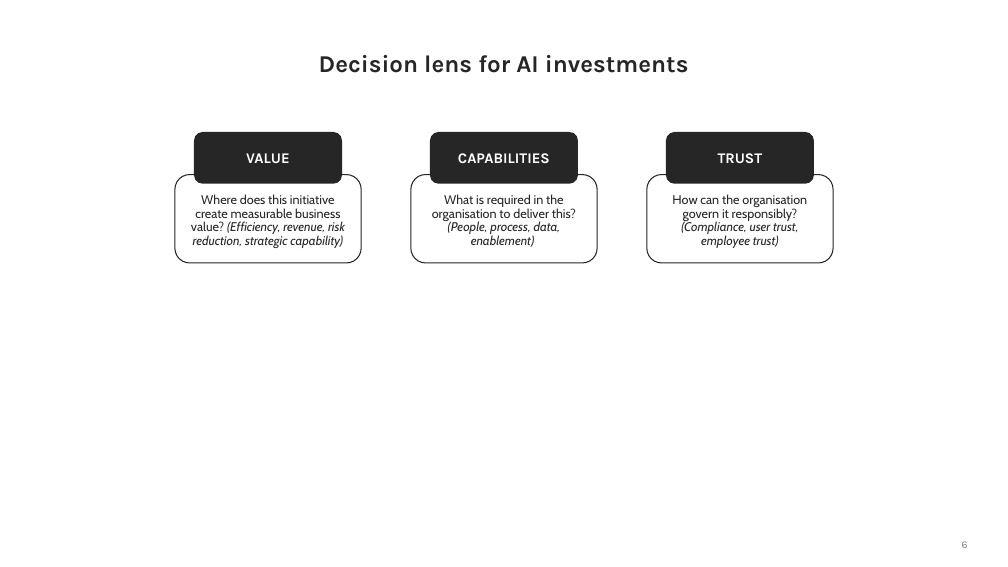
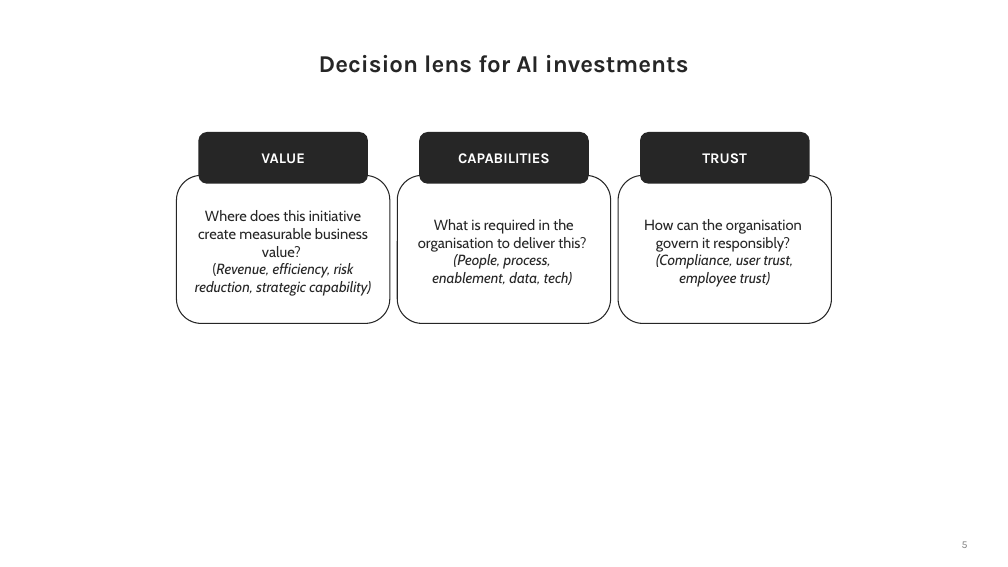
Before and after one commit to shartgers/book, a slide deck: slide 5 of input/AI Transformation framework for European CEO’s.pptx (slide 6 before the commit). Drawn at 1008x567 pixels with LibreOffice and Linux fonts; fonts in the diff are those of the drawing; background and template pictures are left out. Boxes give left, top, right and bottom in pixels: in the first picture for what was removed or moved away, otherwise in the second. Text is boxed around its words. In the diff, an @@ line names an element or a change of style, - is before the commit and + after.

```diff
--- a/input/AI Transformation framework for European CEO’s.pptx
+++ b/input/AI Transformation framework for European CEO’s.pptx
@@ rounded rectangle "VALUE": place and size @@
-rounded rectangle "VALUE" at [194,132,343,185]
+rounded rectangle "VALUE" at [198,132,368,185]
@@ rounded rectangle "CAPABILITIES": place and size @@
-rounded rectangle "CAPABILITIES" at [430,132,578,185]
+rounded rectangle "CAPABILITIES" at [419,132,588,185]
@@ rounded rectangle "TRUST": place and size @@
-rounded rectangle "TRUST" at [666,132,814,185]
+rounded rectangle "TRUST" at [640,132,810,185]
@@ rounded rectangle "Where does this initiative create ...": place and size @@
-rounded rectangle "Where does this initiative create ..." at [175,175,361,263]
+rounded rectangle "Where does this initiative create ..." at [176,175,389,324]
@@ rounded rectangle "What is required in the ...": place and size @@
-rounded rectangle "What is required in the ..." at [411,175,597,263]
+rounded rectangle "What is required in the ..." at [398,175,611,324]
@@ rounded rectangle "How can the organisation govern ...": place and size @@
-rounded rectangle "How can the organisation govern ..." at [647,175,833,263]
+rounded rectangle "How can the organisation govern ..." at [619,175,832,324]
@@ rounded rectangle "How can the organisation govern ..." at [619,175,832,324]: size 12 to 14 pt; line spacing 13pt to 1 @@
@@ text in rounded rectangle at [195,210,371,296]: text changed; size 12 to 14 pt; italic off @@
-Where does this initiative create measurable business value? (Efficiency, revenue, risk reduction, strategic capability)
+Where does this initiative create measurable business value?
+(Revenue, efficiency, risk reduction, strategic capability)
@@ text in rounded rectangle at [418,219,586,285]: text changed; size 12 to 14 pt @@
-What is required in the organisation to deliver this? (People, process, data, enablement)
+What is required in the organisation to deliver this?
+(People, process,
+enablement, data, tech)
```
Also in this commit, not shown: 3 other slides changed, 1 slide removed, 39 other files.
